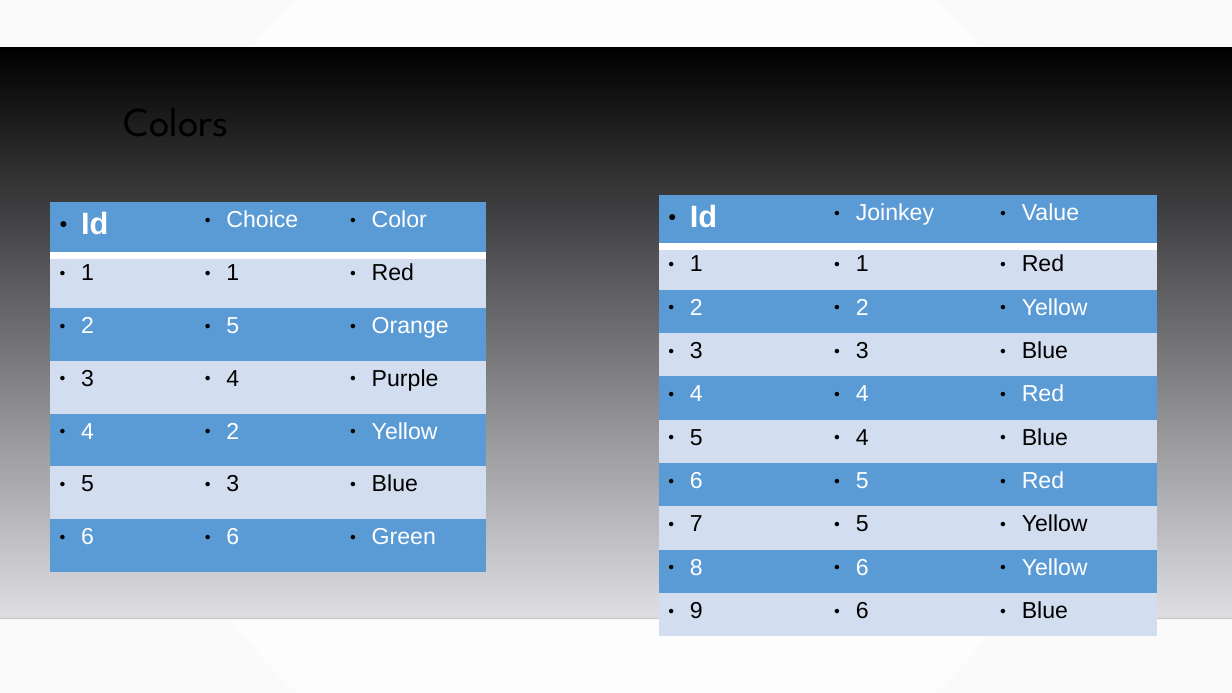
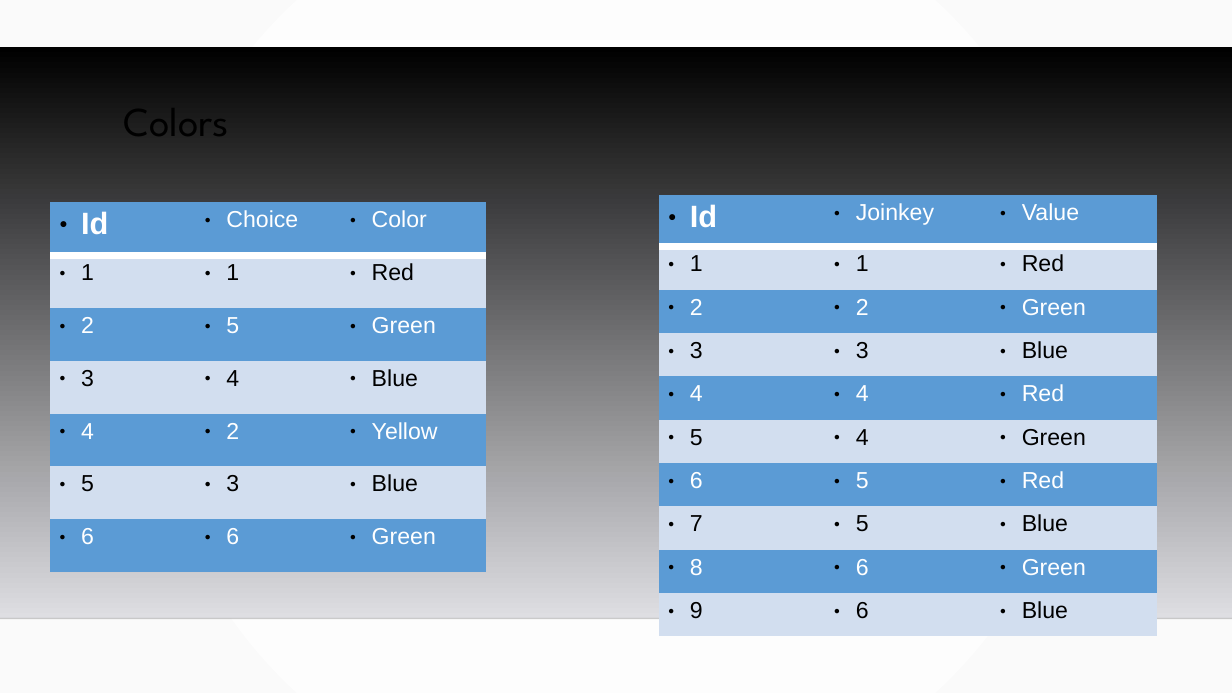
Before and after one commit to MGIS-UMN/GIS5577_week4, a slide deck: slide 4 of Database_Design.odp. Drawn at 1232x693 pixels with LibreOffice and Linux fonts; fonts in the diff are those of the drawing; background and template pictures are left out. Boxes give left, top, right and bottom in pixels: in the first picture for what was removed or moved away, otherwise in the second. Text is boxed around its words. In the diff, an @@ line names an element or a change of style, - is before the commit and + after.

```diff
--- a/Database_Design.odp
+++ b/Database_Design.odp
@@ table at bbox=[50, 202, 485, 572] @@
-row 3, column 3: Orange
+row 3, column 3: Green
-row 4, column 3: Purple
+row 4, column 3: Blue
@@ table at bbox=[659, 195, 1158, 623] @@
-row 3, column 3: Yellow
+row 3, column 3: Green
-row 6, column 3: Blue
+row 6, column 3: Green
-row 8, column 3: Yellow
+row 8, column 3: Blue
-row 9, column 3: Yellow
+row 9, column 3: Green
```
Also in this commit, not shown: 1 other slide changed, 4 other files.
